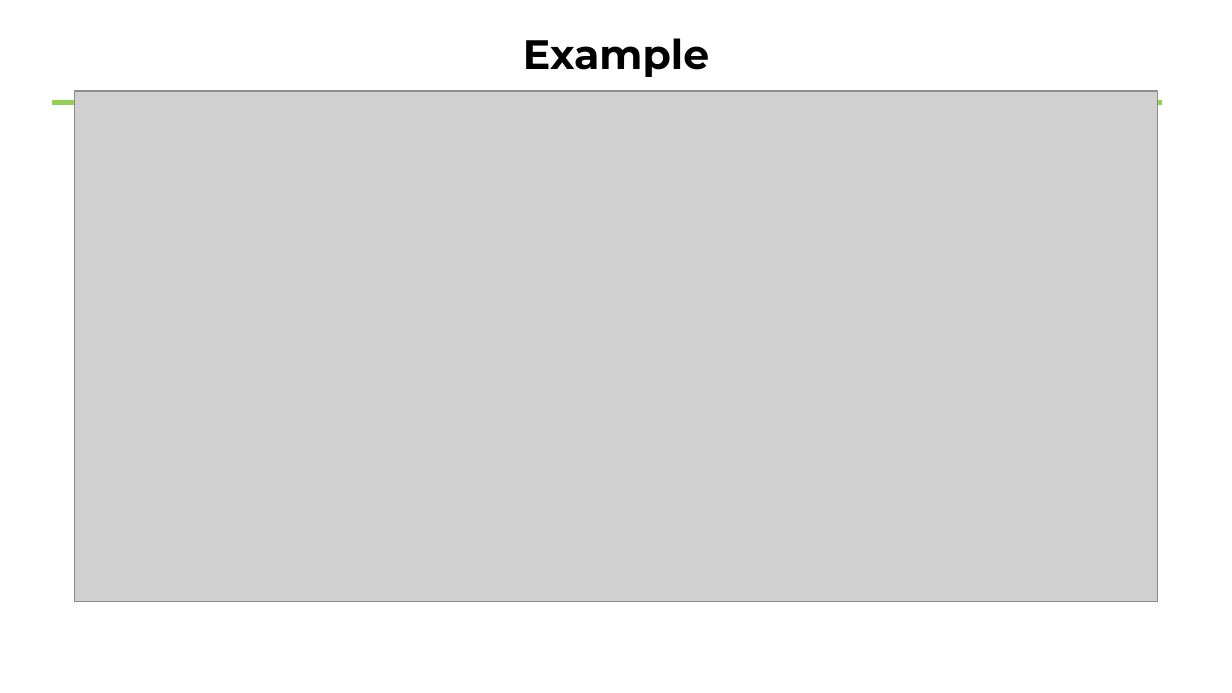
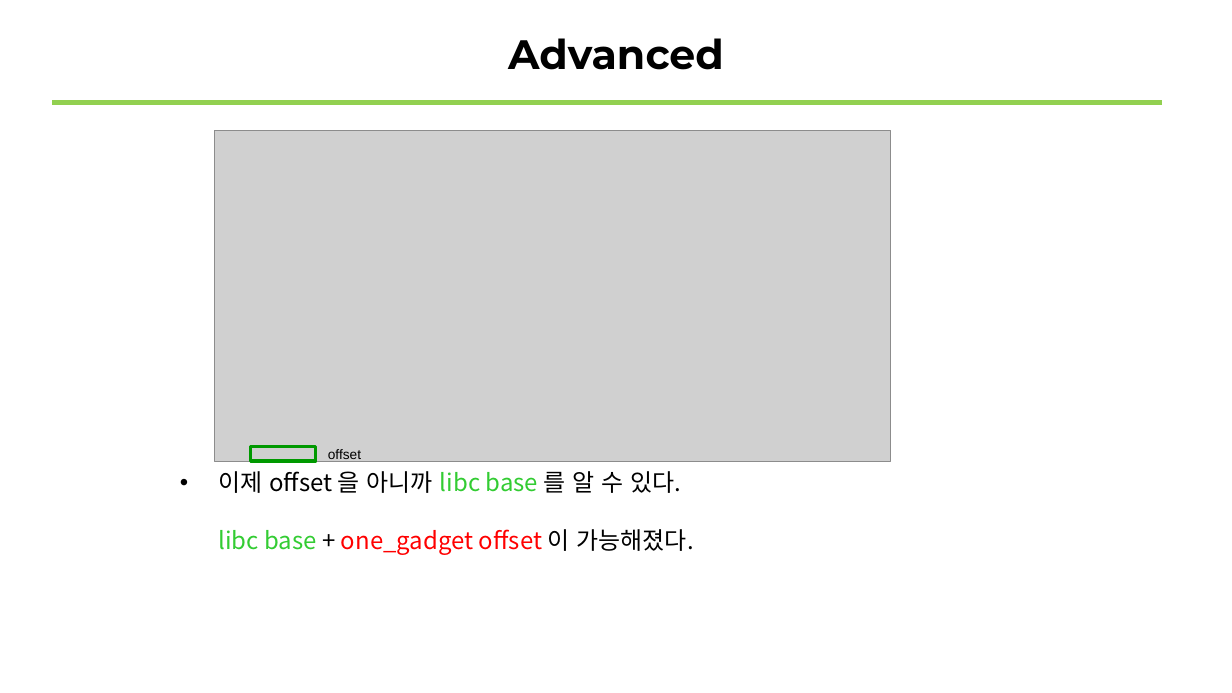
Before and after one commit to sewonpark-sec/SSL-Seminar, a slide deck: slide 18 of 11_Use_After_Free.pptx (slide 20 before the commit). Drawn at 1232x693 pixels with LibreOffice and Linux fonts; fonts in the diff are those of the drawing; grey boxes stand for pictures. Boxes give left, top, right and bottom in pixels: in the first picture for what was removed or moved away, otherwise in the second. Text is boxed around its words. In the diff, an @@ line names an element or a change of style, - is before the commit and + after.

```diff
--- a/11_Use_After_Free.pptx
+++ b/11_Use_After_Free.pptx
@@ title at (508,38,724,70): text changed @@
-Example
+Advanced
@@ picture removed at (74,91,1157,602) @@
@@ picture added at (214,131,890,462) @@
@@ rectangle added at (250,446,315,461), outline #009900 2 pt @@
@@ text added at (328,449,361,462), 8 pt, text #000000 @@
+offset
@@ text added at (218,471,694,555), 14 pt, text #000000 @@
+• 이제 offset 을 아니까 libc base 를 알 수 있다.
+  libc base + one_gadget offset 이 가능해졌다.
```
Also in this commit, not shown: 9 other slides changed, 4 slides added, 9 slides removed.
